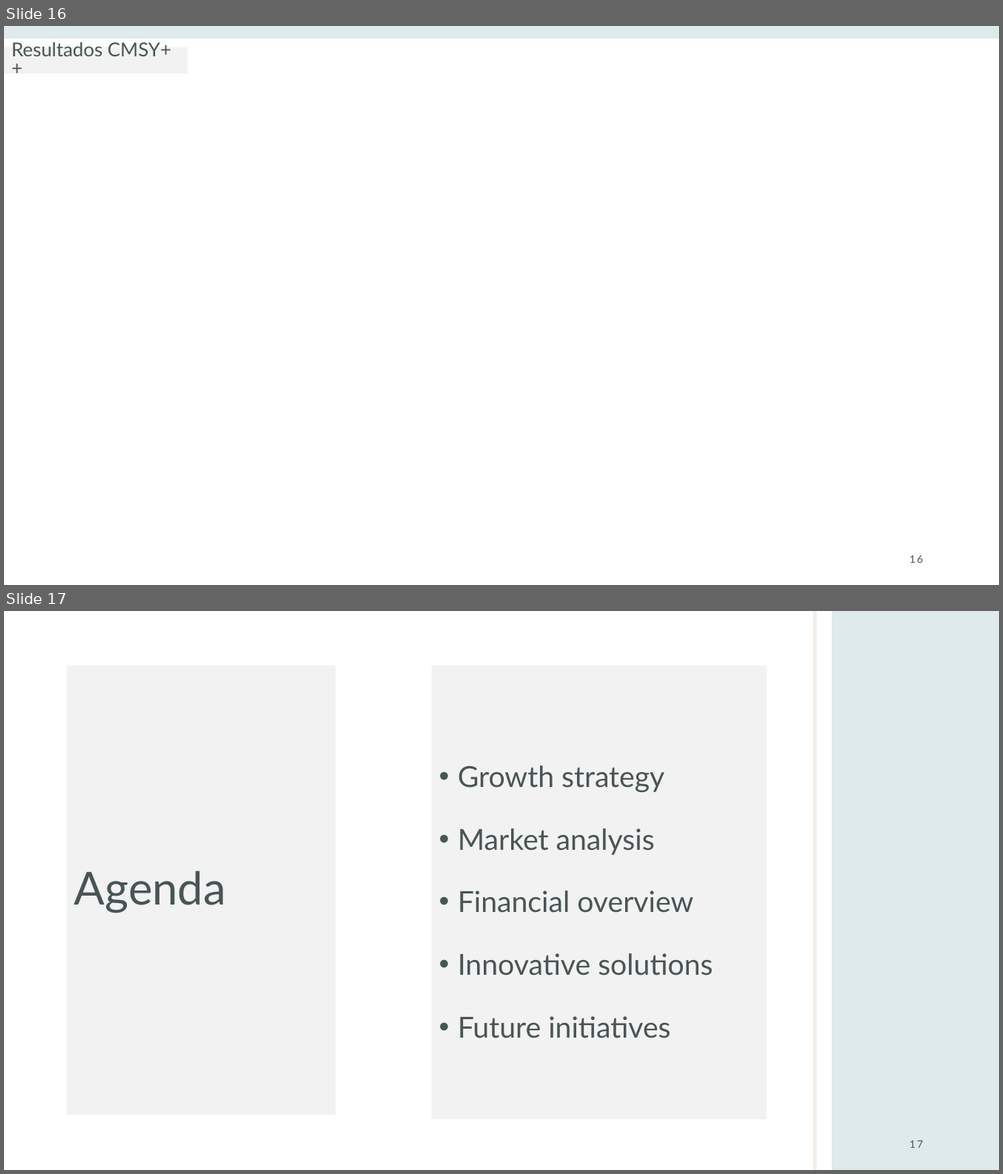
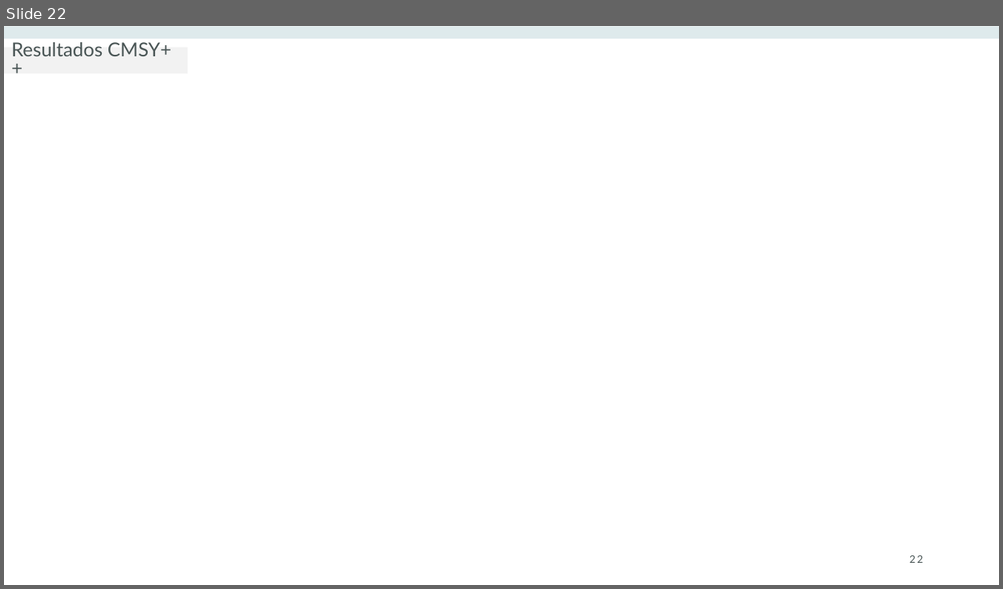
Before and after one commit to lucazsilva/Cabo-Verde---Stock-Assessment, a slide deck: Catch models/Avaliação da Cavala (Decapterus macarellus).pptx. Shown one above the other, each under a label of ours: slides 16 and 17 before the commit, slide 22 after it. The pictures are 1003x1174 and 1003x589 pixels, drawn with LibreOffice and Linux fonts; fonts in the diff are those of the drawing; background and template pictures are left out. Boxes give left, top, right and bottom in pixels: in the first picture for what was removed or moved away, otherwise in the second. Text is boxed around its words. In the diff, an @@ line names an element or a change of style, - is before the commit and + after.

```diff
--- a/Catch models/Avaliação da Cavala (Decapterus macarellus).pptx
+++ b/Catch models/Avaliação da Cavala (Decapterus macarellus).pptx
@@ slide 17 removed at [4,611,999,1170], background #FFFFFF @@
@@ rectangle removed at [813,611,817,1170] @@
@@ rectangle removed at [831,611,999,1170] @@
@@ title removed at [67,666,336,1116] @@
-Agenda
@@ text removed at [432,666,766,1120] @@
-• Growth strategy
-• Market analysis
-• Financial overview
-• Innovative solutions
-• Future initiatives
@@ page number removed at [909,1141,922,1148] @@
-17
@@ what was slide 16 is now slide 22 @@
@@ page number at [909,556,922,563]: text changed @@
-16
+22
```
Also in this commit, not shown: 7 slides changed, 10 slides added, 11 other slides removed, 2 other files.
